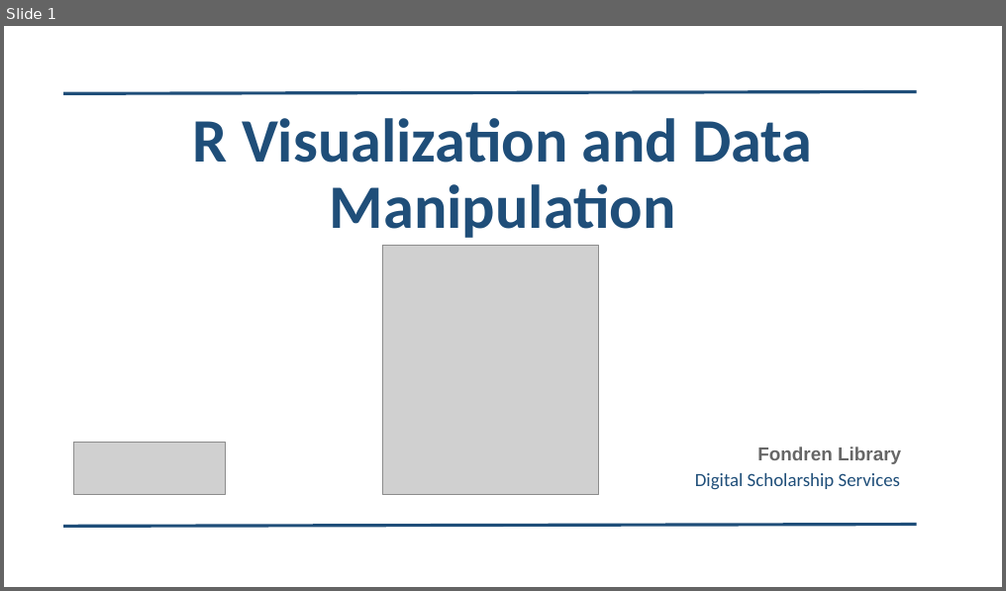
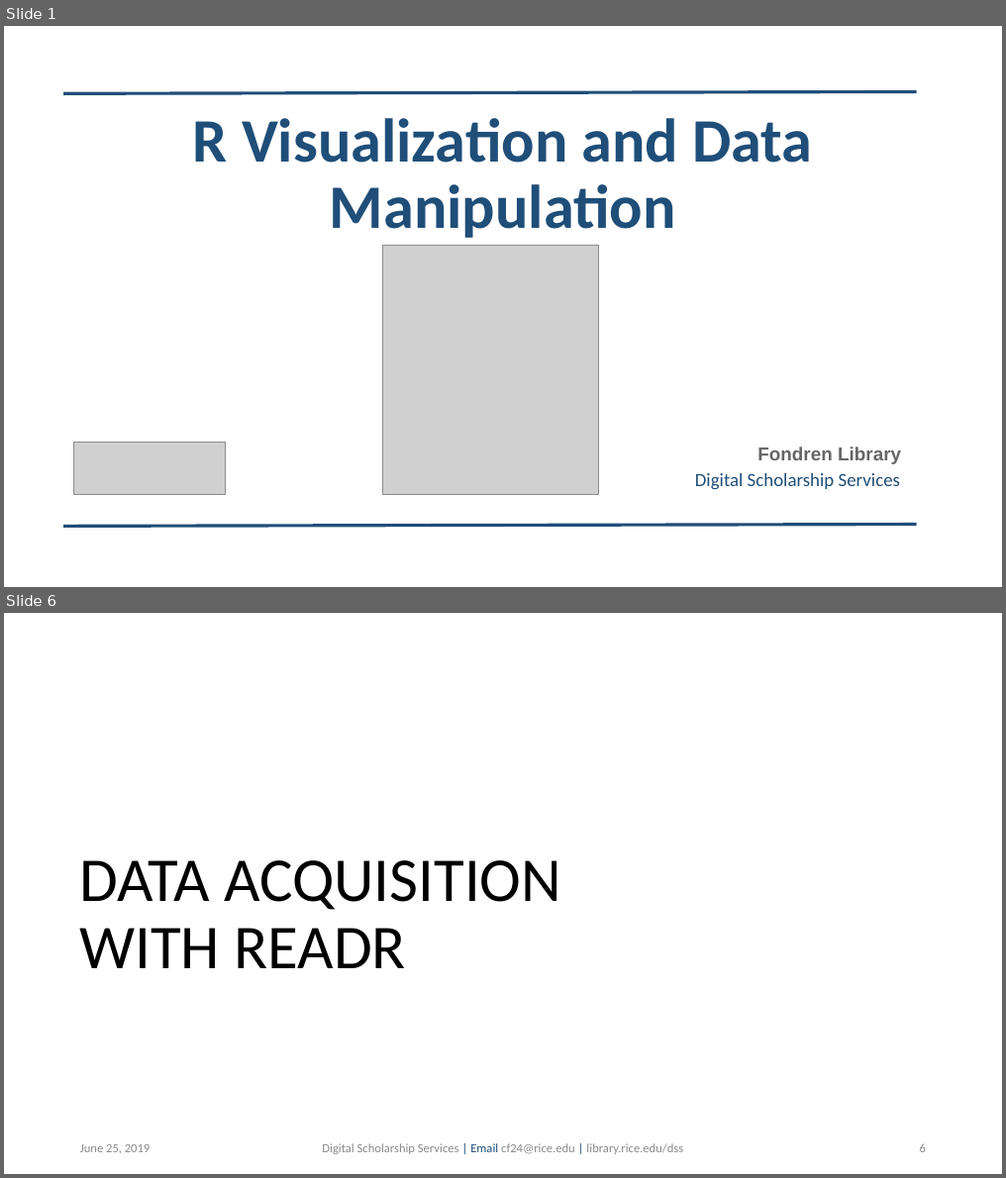
Before and after one commit to bakitybacon/rice-data-and-donuts, a slide deck: Rviz/R Visualization and Data Manipulation.pptx. Shown one above the other, each under a label of ours: slide 1 before the commit, slides 1 and 6 after it; the slides between them are not shown. The pictures are 1006x591 and 1006x1178 pixels, drawn with LibreOffice and Linux fonts; fonts in the diff are those of the drawing; grey boxes stand for pictures; background and template pictures are left out. Boxes give left, top, right and bottom in pixels: in the first picture for what was removed or moved away, otherwise in the second. Text is boxed around its words. In the diff, an @@ line names an element or a change of style, - is before the commit and + after.

```diff
--- a/Rviz/R Visualization and Data Manipulation.pptx
+++ b/Rviz/R Visualization and Data Manipulation.pptx
@@ slide 6 added at <box>4,613,1002,1174</box>, background #FFFFFF @@
@@ title added at <box>79,861,561,968</box>, 60 pt, text #000000 @@
+DATA ACQUISITION
+WITH READR
@@ text added at <box>80,1145,151,1154</box>, 12 pt, text #8C8C8C @@
+June 25, 2019
@@ text added at <box>322,1144,683,1155</box>, 12 pt, text #8C8C8C @@
+Digital Scholarship Services | Email cf24@rice.edu | library.rice.edu/dss
@@ page number added at <box>920,1144,926,1153</box>, 12 pt, text #8C8C8C @@
+6
```
Also in this commit, not shown: 7 slides changed, 5 other slides added, 1 other file.
